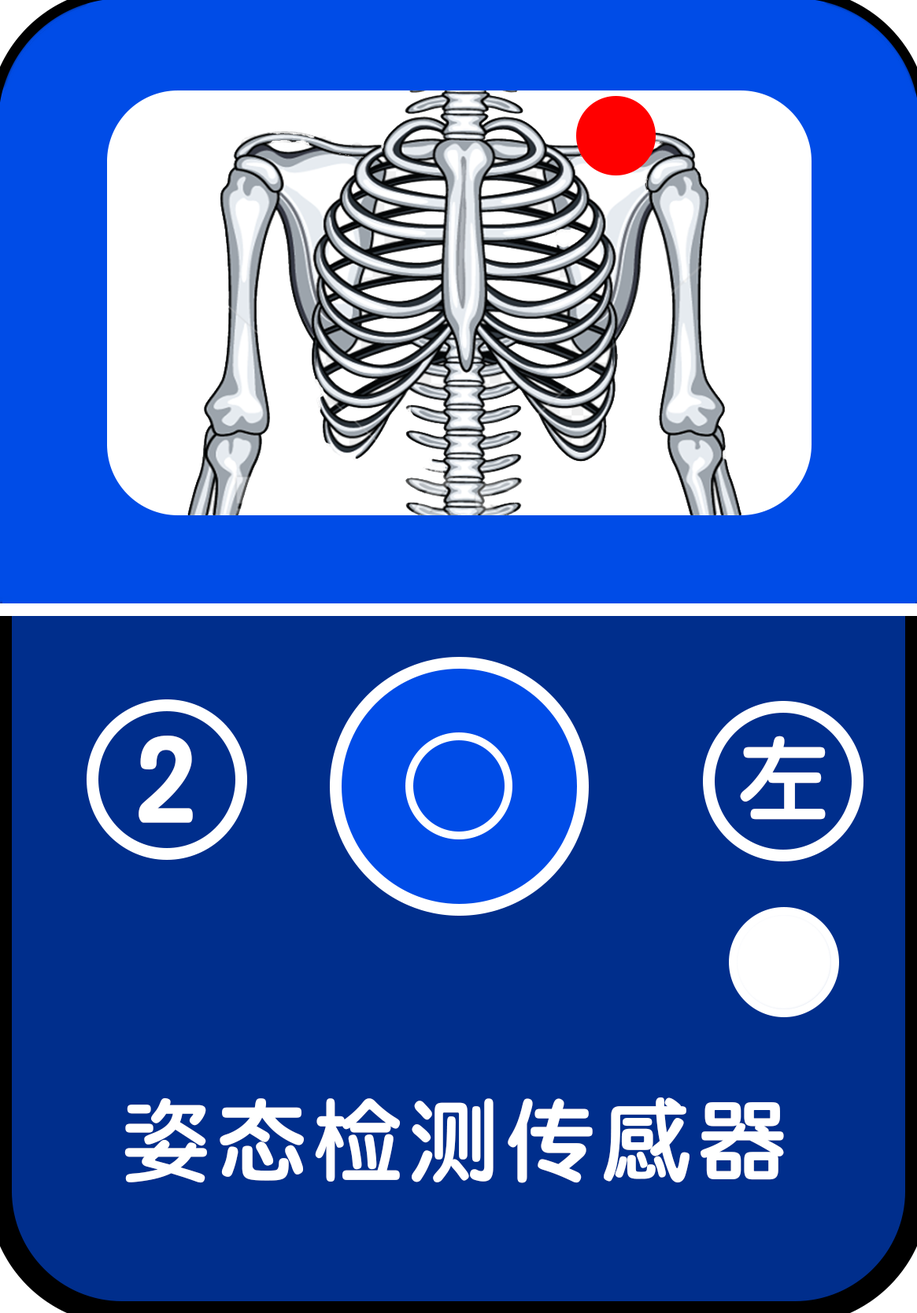
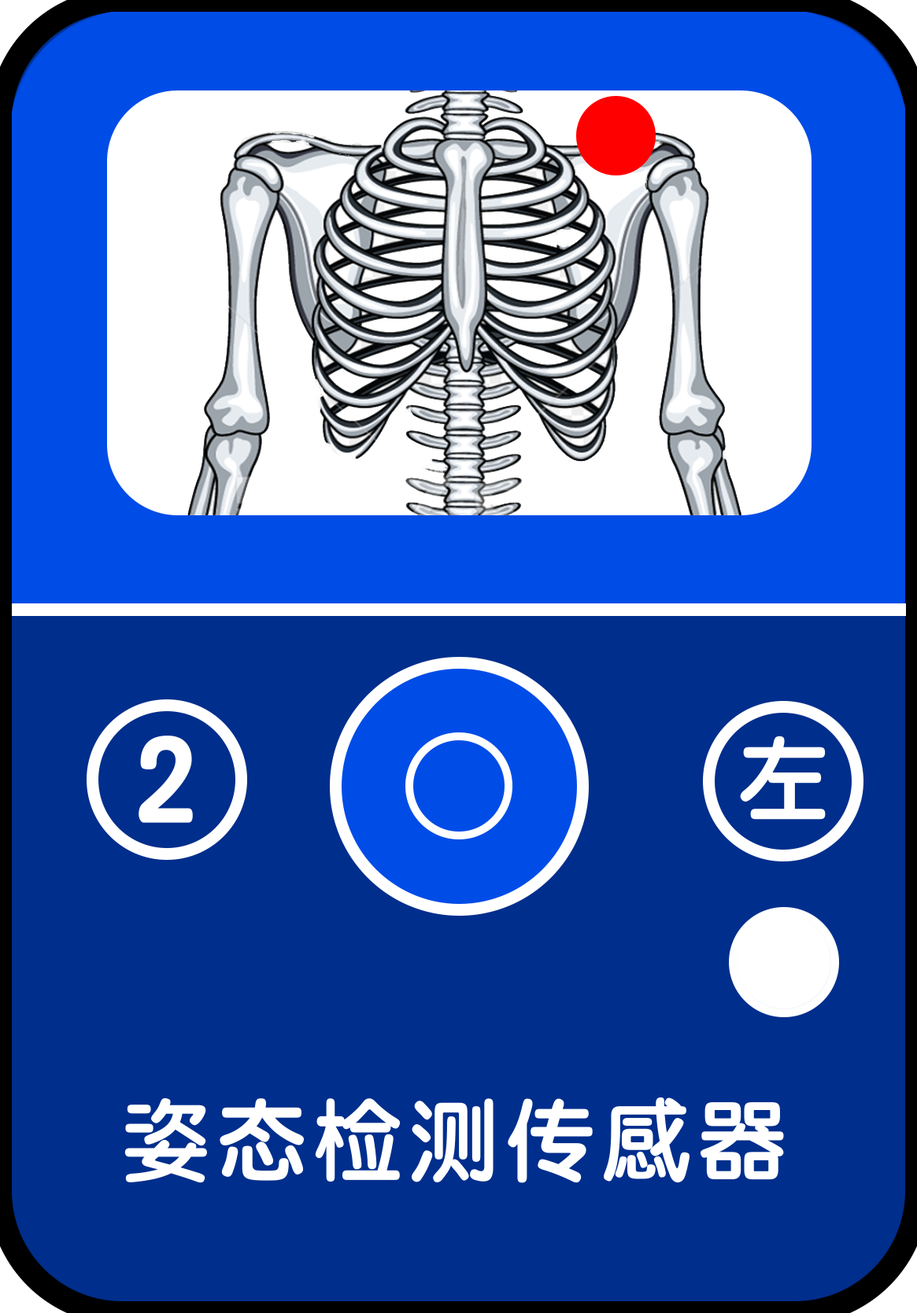
Layers edited between the first and the second 917 × 1313 image:
painted on "直线 1" over box(0, 603, 917, 616)
painted on "椭圆 3" over box(803, 922, 815, 1005)
painted on "椭圆 1" over box(357, 846, 561, 877)
painted on "图层 1" over box(0, 0, 917, 605)
painted on "矩形 3" over box(4, 51, 904, 101)
